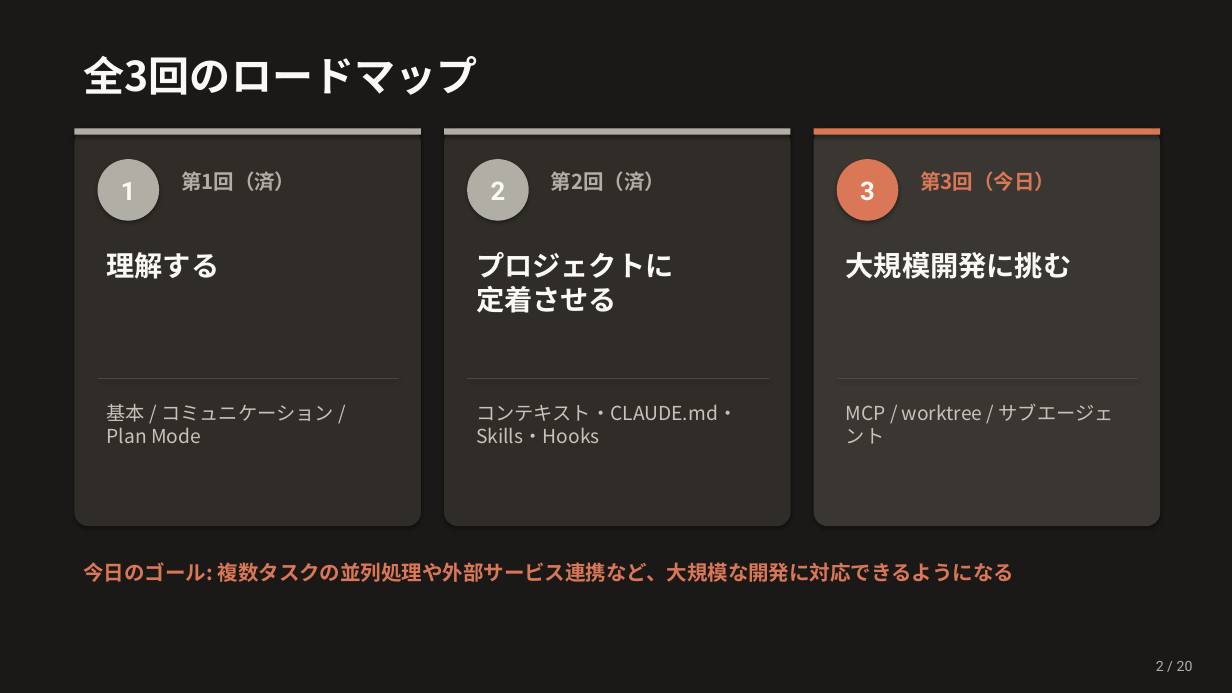
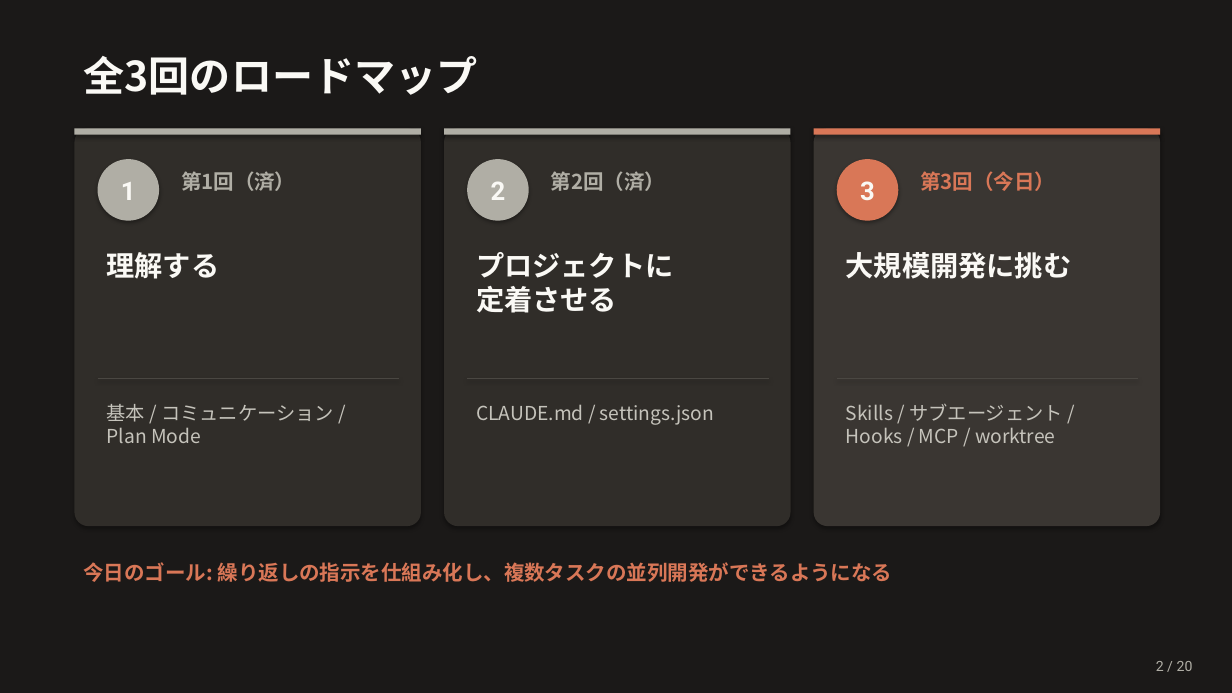
Before and after one commit to Ischca/zenn, a slide deck: slide 2 of slides/Claude_session3.pptx. Drawn at 1232x693 pixels with LibreOffice and Linux fonts; fonts in the diff are those of the drawing. Boxes give left, top, right and bottom in pixels: in the first picture for what was removed or moved away, otherwise in the second. Text is boxed around its words. In the diff, an @@ line names an element or a change of style, - is before the commit and + after.

```diff
--- a/slides/Claude_session3.pptx
+++ b/slides/Claude_session3.pptx
@@ text at [476,404,714,425]: text changed @@
-コンテキスト・CLAUDE.md・
-Skills・Hooks
+CLAUDE.md / settings.json
@@ text at [846,404,1063,443]: text changed @@
-MCP / worktree / サブエージェント
+Skills / サブエージェント /
+Hooks / MCP / worktree
@@ text at [84,562,893,582]: text changed @@
-今日のゴール: 複数タスクの並列処理や外部サービス連携など、大規模な開発に対応できるようになる
+今日のゴール: 繰り返しの指示を仕組み化し、複数タスクの並列開発ができるようになる
```
Also in this commit, not shown: 11 other slides changed, 8 slides added, 8 slides removed, 1 other file.
